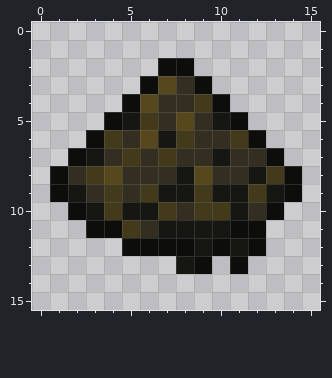
A pixel-art sprite gets an edit: overrides/resources/contenttweaker/textures/items/energized_dark_dust.png. The picture above was drawn from the file before the commit.
The file is 16x16 pixels.
The result:
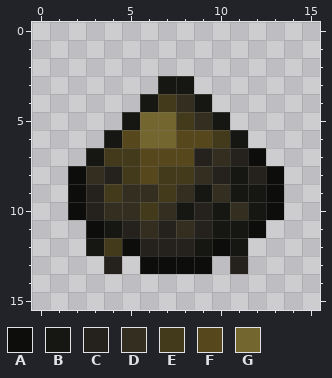
Palette (. is transparent): A #0d0d0c  B #161612  C #25211c  D #332e20  E #423a1a  F #56481c  G #74662f
What changed:
Changed rows in their new state; - is an unchanged pixel.
first column x 1:
 2 ------..------
 3 -----.BB.-----
 4 ----.BE-B.----
 5 ---.-GGE--.---
 6 --.BFGGFFEB.--
 7 -.-E-FFFCDCA.-
 8 .ADCEFEEDCBCA.
 9 .AC--DEDBD-BA.
10 --CDDEDBCBDB--
11 ---BC-CDC-B---
12 --BE-CCC---.--
13 ---C-AAA--C---
